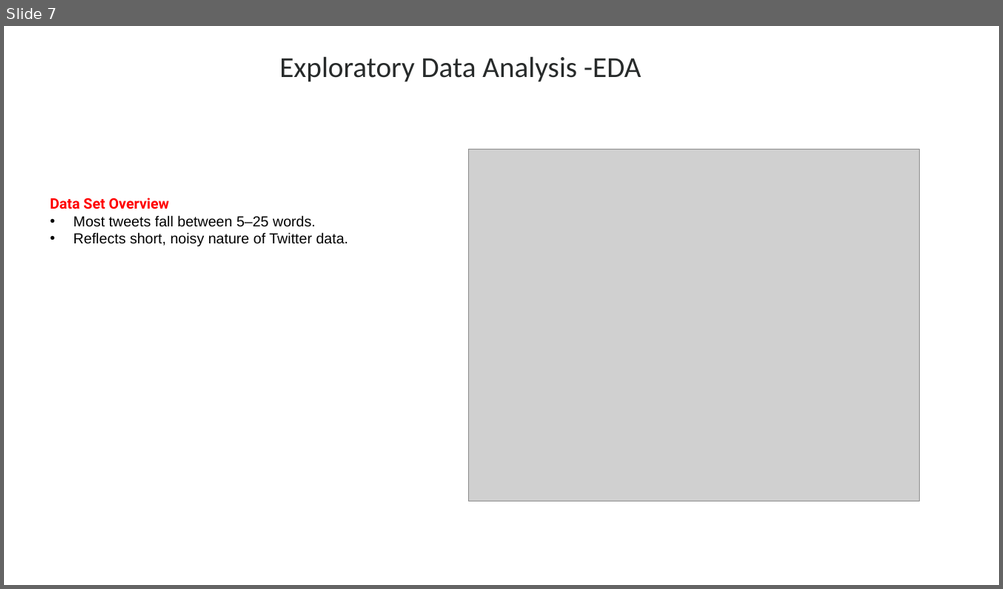
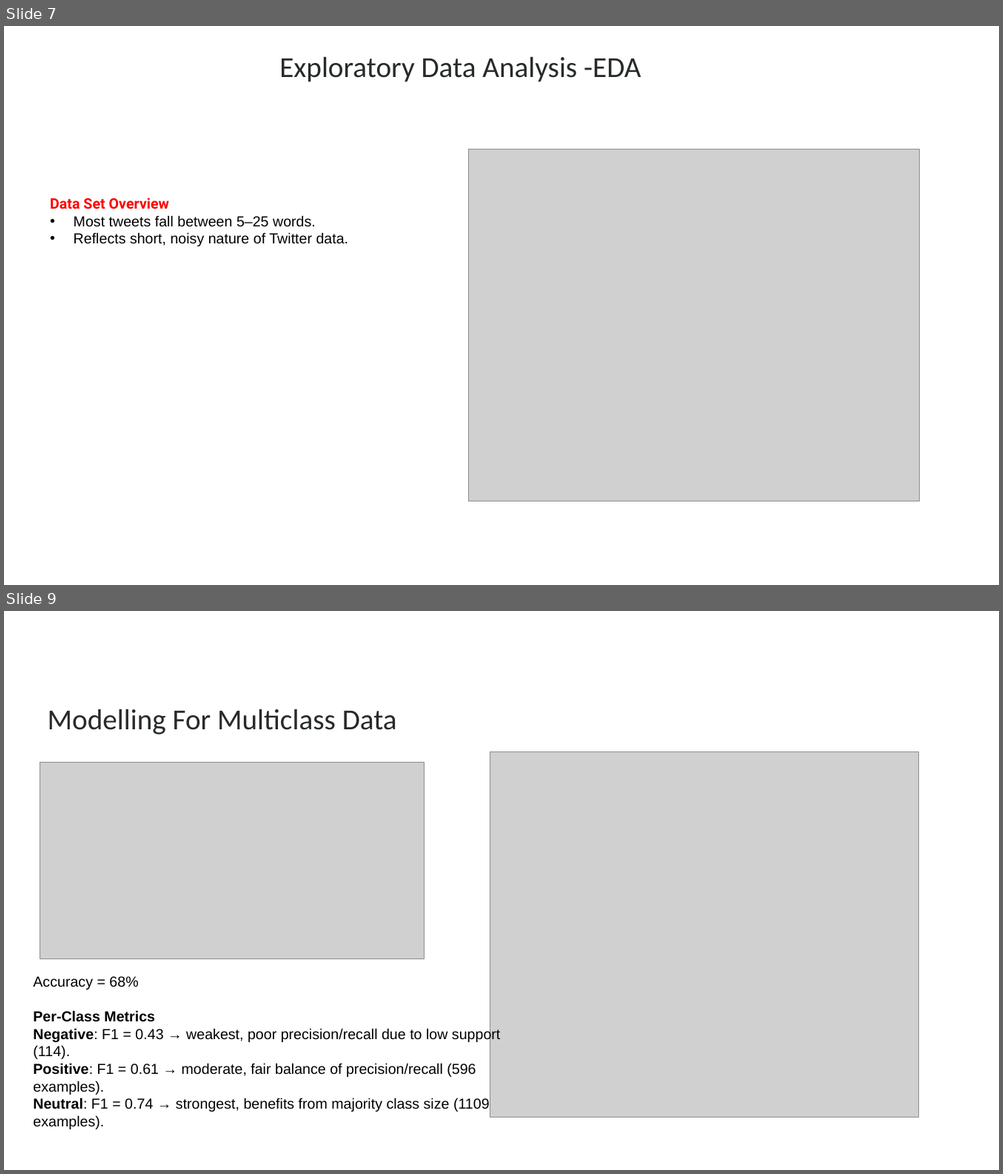
Before and after one commit to KaiFa254/Group_3_NLP_Project_Phase4, a slide deck: presentations/Sentiment_Analysis_of_Tweets_Directed_at_Appl_Google_Products.pptx. Shown one above the other, each under a label of ours: slide 7 before the commit, slides 7 and 9 after it; the slides between them are not shown. The pictures are 1003x589 and 1003x1174 pixels, drawn with LibreOffice and Linux fonts; fonts in the diff are those of the drawing; grey boxes stand for pictures; background and template pictures are left out. Boxes give left, top, right and bottom in pixels: in the first picture for what was removed or moved away, otherwise in the second. Text is boxed around its words. In the diff, an @@ line names an element or a change of style, - is before the commit and + after.

```diff
--- a/presentations/Sentiment_Analysis_of_Tweets_Directed_at_Appl_Google_Products.pptx
+++ b/presentations/Sentiment_Analysis_of_Tweets_Directed_at_Appl_Google_Products.pptx
@@ slide 9 added at (x1=4, y1=611, x2=999, y2=1170), background picture (left out) @@
@@ text added at (x1=48, y1=709, x2=397, y2=735), 28 pt, text #272A2A @@
+Modelling For Multiclass Data
@@ picture added at (x1=40, y1=763, x2=424, y2=959) @@
@@ picture added at (x1=489, y1=752, x2=918, y2=1118) @@
@@ text added at (x1=33, y1=977, x2=500, y2=1130), 14 pt, text #000000 @@
+Accuracy = 68%
+Per-Class Metrics
+Negative: F1 = 0.43 → weakest, poor precision/recall due to low support (114).
+Positive: F1 = 0.61 → moderate, fair balance of precision/recall (596 examples).
+Neutral: F1 = 0.74 → strongest, benefits from majority class size (1109 examples).
```
Also in this commit, not shown: 7 slides changed, 2 other slides added, 2 slides removed.
